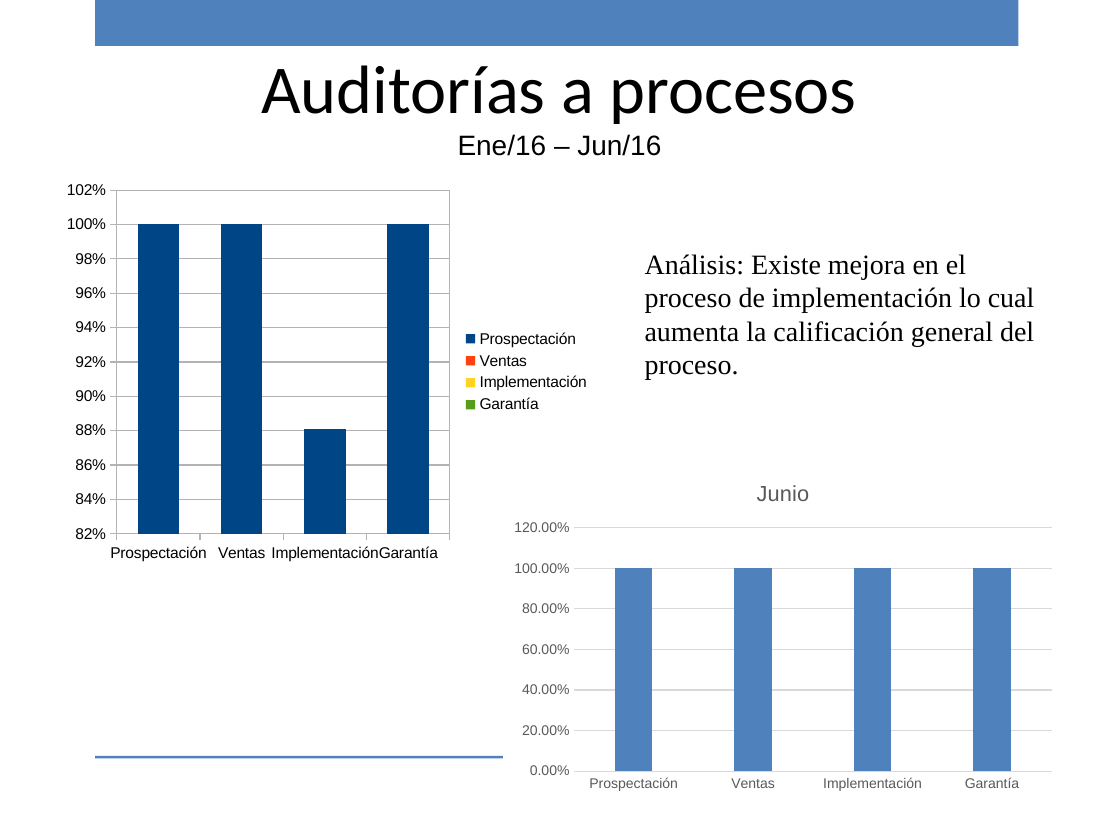
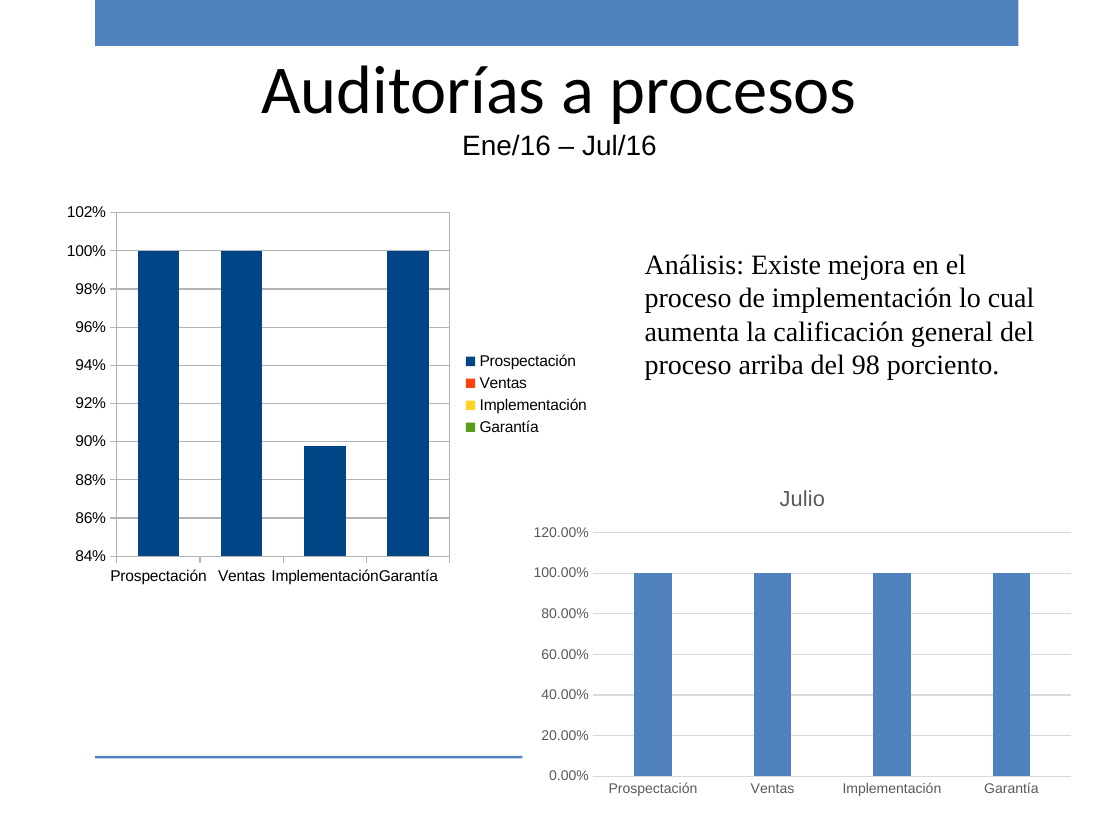
Before and after one commit to ricardo-novelasos/SOSQTP, a slide deck: slide 14 of Proyectos/2016/Métricas y monitoreo/Reporte_monitoreo_2016.pptx. Drawn at 1120x840 pixels with LibreOffice and Linux fonts; fonts in the diff are those of the drawing; background and template pictures are left out. Boxes give left, top, right and bottom in pixels: in the first picture for what was removed or moved away, otherwise in the second. Text is boxed around its words. In the diff, an @@ line names an element or a change of style, - is before the commit and + after.

Commit message:
Revision del mes de julio

```diff
--- a/Proyectos/2016/Métricas y monitoreo/Reporte_monitoreo_2016.pptx
+++ b/Proyectos/2016/Métricas y monitoreo/Reporte_monitoreo_2016.pptx
@@ text at <box>462,134,657,156</box>: text changed @@
-Ene/16 – Jun/16
+Ene/16 – Jul/16
@@ column chart at <box>56,196,601,592</box> @@
@@ Procesos Internos, Implementación: 0.88 to 0.9 @@
@@ column chart: place and size @@
-column chart at <box>56,174,601,570</box>
+column chart at <box>56,196,601,592</box>
@@ text at <box>645,254,1035,380</box>: text changed @@
-Análisis: Existe mejora en el proceso de implementación lo cual aumenta la calificación general del proceso.
+Análisis: Existe mejora en el proceso de implementación lo cual aumenta la calificación general del proceso arriba del 98 porciento.
@@ column chart at <box>522,468,1082,804</box> @@
@@ title "Junio" to "Julio" @@
-Junio: 1, 1, 1, 1
+Julio: 1, 1, 1, 1
@@ column chart: place and size @@
-column chart at <box>503,463,1063,799</box>
+column chart at <box>522,468,1082,804</box>
```
Also in this commit, not shown: 19 other slides changed, 3 other files.
